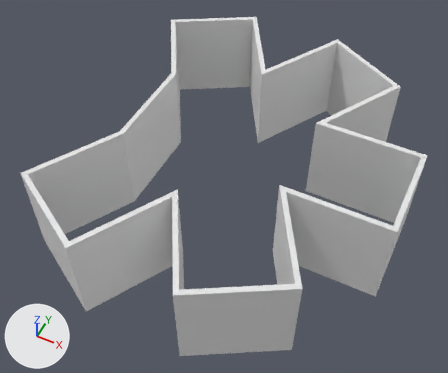
The Blender file Assets/Museum/museum.blend as it was, and as the next commit left it.
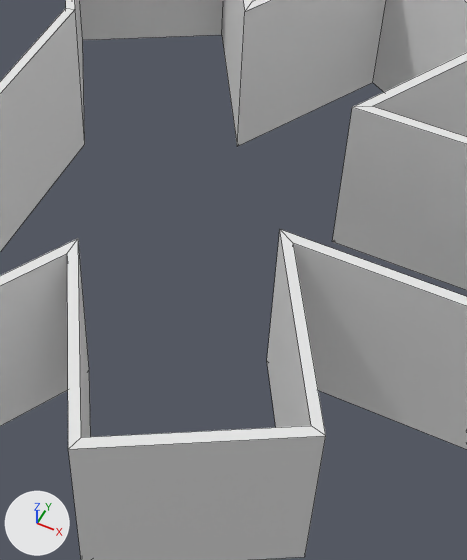
There are two pictures of each version: one whole from a camera (50 mm lens) standing at (7.97, -15.89, 20.42) and looking at (0.43, -0.81, 1.58), one close up on the part from 31% to 83% of the width and 19% to 94% of the height. The axes (+X, +Y, +Z) are drawn at lower left. The lights are the same throughout. The close-ups show mesh edges as thin lines.

Objects in the first close-up: 'Building'.
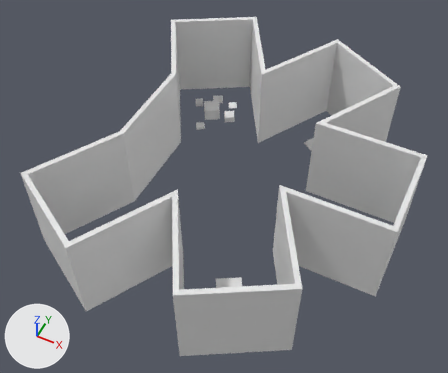
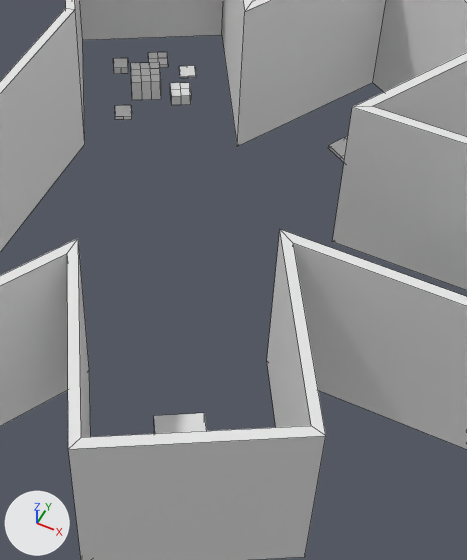
The change, as JSON lines over the scene's bpy script:
```json
{"op": "add", "block": "me_cube_001", "code": ["me_cube_001 = bpy.data.meshes.new('Cube.001')", "me_cube_001.from_pydata(...)  # 17 vertices, 13 faces; spans x -0.25..0.25, y -0.25..0.25, z 1.0..1.1"]}
{"op": "add", "block": "me_cube_003", "code": ["me_cube_003 = bpy.data.meshes.new('Cube.003')", "me_cube_003.from_pydata([(0.25, 0.25, 1.0), (0.25, -0.25, 1.0), (-0.25, 0.25, 1.0), (-0.25, -0.25, 1.0), (0.25, 0.25, 2.2), (0.25, -0.25, 2.2), (-0.25, 0.25, 1.9), (-0.25, -0.25, 1.9)], [], [(5, 1, 0, 4), (6, 2, 3, 7), (4, 0, 2, 6), (3, 2, 0, 1), (5, 4, 6, 7), (7, 3, 1, 5)])"]}
{"op": "add", "block": "me_cube_004", "code": ["me_cube_004 = bpy.data.meshes.new('Cube.004')", "me_cube_004.from_pydata(...)  # 109 vertices, 75 faces; spans x -1.0..0.6, y -0.62..0.48, z 1.0..1.58"]}
{"op": "add", "block": "ob_cube_001", "code": ["ob_cube_001 = bpy.data.objects.new('Cube.001', me_cube_001)", "ob_cube_001.parent = ob_stands", "ob_cube_001.location = (2.595, 4.695, -1.0)", "ob_cube_001.rotation_euler = (0.0, 0.0, 1.047)  # degrees (0, 0, 60)", "ob_cube_001.scale = (1.9, 1.9, 1.0)"]}
{"op": "add", "block": "ob_stands", "code": ["ob_stands = bpy.data.objects.new('Stands', None)", "ob_stands.location = (0.0, 0.0, 0.0)"]}
{"op": "add", "block": "ob_cube_003", "code": ["ob_cube_003 = bpy.data.objects.new('Cube.003', me_cube_003)", "ob_cube_003.parent = ob_stands", "ob_cube_003.location = (2.595, -4.695, -1.0)", "ob_cube_003.rotation_euler = (0.0, 0.0, -1.047)  # degrees (0, 0, -60)", "ob_cube_003.scale = (1.9, 1.9, 1.0)"]}
{"op": "add", "block": "ob_cube_004", "code": ["ob_cube_004 = bpy.data.objects.new('Cube.004', me_cube_004)", "ob_cube_004.parent = ob_stands", "ob_cube_004.location = (-2.595, 4.695, -1.0)", "ob_cube_004.rotation_euler = (0.0, 0.0, -1.047)  # degrees (0, 0, -60)", "ob_cube_004.scale = (1.9, 1.9, 1.0)"]}
```

Location of each change, (x1, y1, x2, y2) in pixels of the close-ups (467 x 560 px):
```json
{"object": "Cube.004", "change": "added", "after": [113, 52, 196, 120]}
{"object": "Cube.003", "change": "added", "after": [154, 413, 207, 434]}
{"object": "Cube.001", "change": "added", "after": [328, 136, 348, 162]}
```
